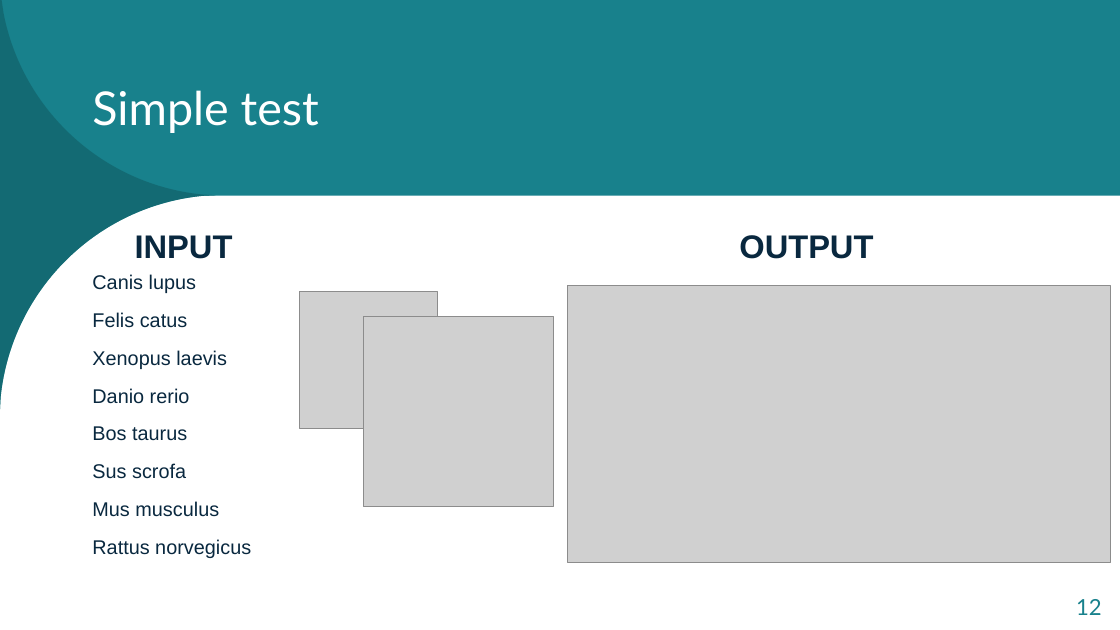
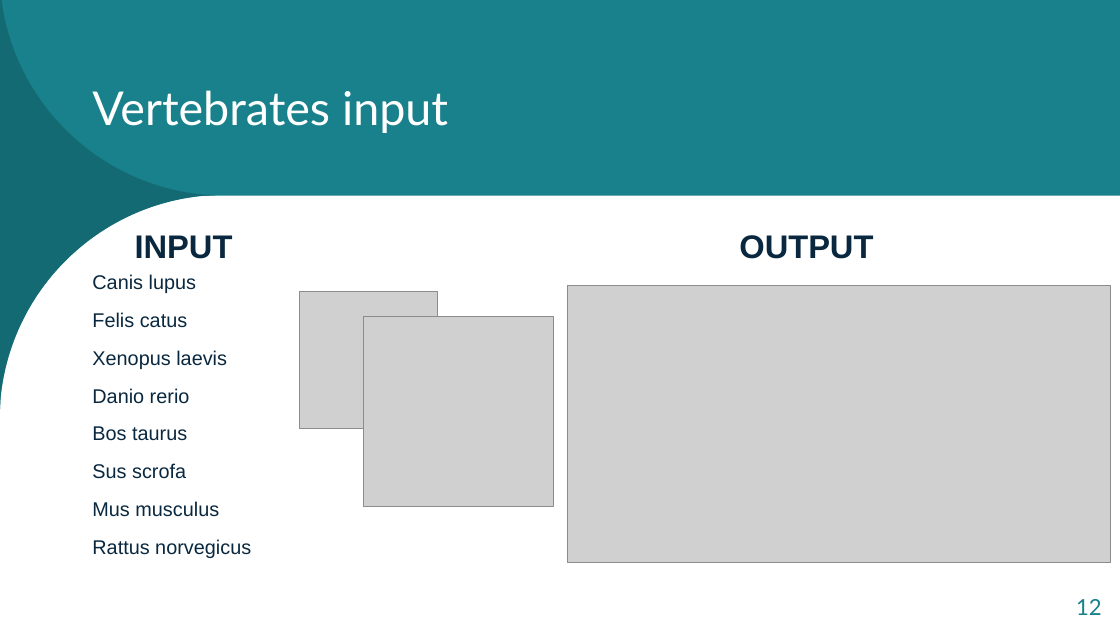
Before and after one commit to M-Chojnacki6/ADP_project, a slide deck: slide 12 of Presentation.pptx. Drawn at 1120x630 pixels with LibreOffice and Linux fonts; fonts in the diff are those of the drawing; grey boxes stand for pictures. Boxes give left, top, right and bottom in pixels: in the first picture for what was removed or moved away, otherwise in the second. Text is boxed around its words. In the diff, an @@ line names an element or a change of style, - is before the commit and + after.

```diff
--- a/Presentation.pptx
+++ b/Presentation.pptx
@@ title at bbox=[92, 90, 448, 133]: text changed @@
-Simple test
+Vertebrates input
```
